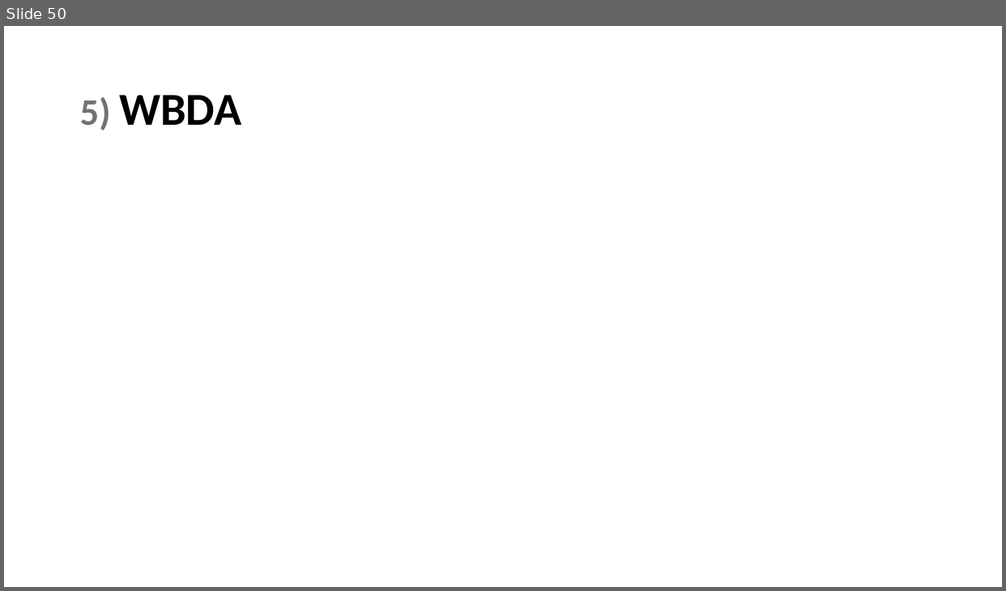
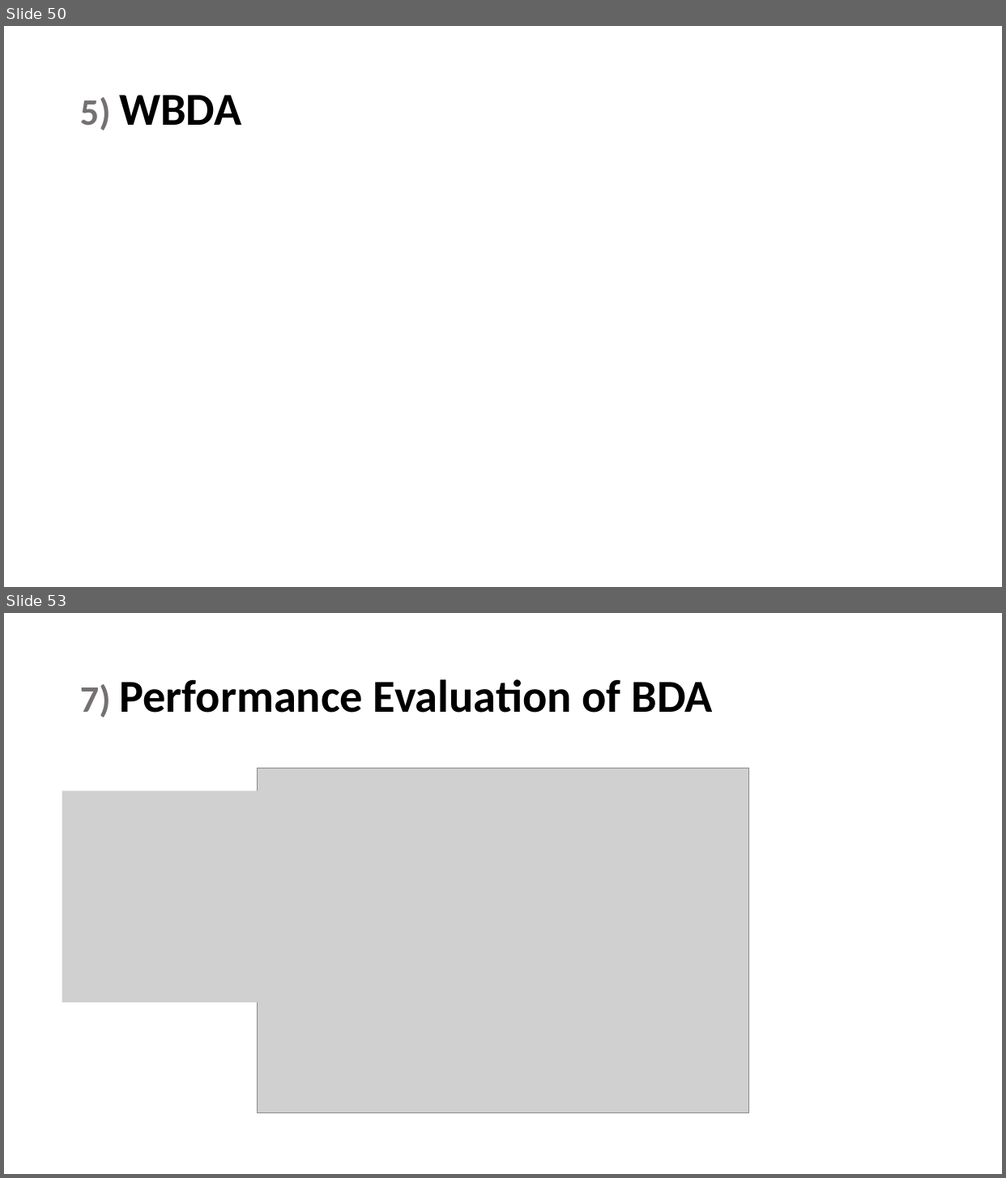
Before and after one commit to maryamhashemi/Transfer-Learning, a slide deck: phase3/Presentation/present.pptx. Shown one above the other, each under a label of ours: slide 50 before the commit, slides 50 and 53 after it; the slides between them are not shown. The pictures are 1006x591 and 1006x1178 pixels, drawn with LibreOffice and Linux fonts; fonts in the diff are those of the drawing; grey boxes stand for pictures. Boxes give left, top, right and bottom in pixels: in the first picture for what was removed or moved away, otherwise in the second. Text is boxed around its words. In the diff, an @@ line names an element or a change of style, - is before the commit and + after.

```diff
--- a/phase3/Presentation/present.pptx
+++ b/phase3/Presentation/present.pptx
@@ slide 53 added at <box>4,613,1002,1174</box>, background #FFFFFF @@
@@ title added at <box>80,679,712,717</box>, 44 pt, text #000000, bold @@
+7) Performance Evaluation of BDA
@@ picture added at <box>258,768,749,1113</box> @@
@@ picture added at <box>62,791,257,1003</box> @@
```
Also in this commit, not shown: 5 slides changed.
